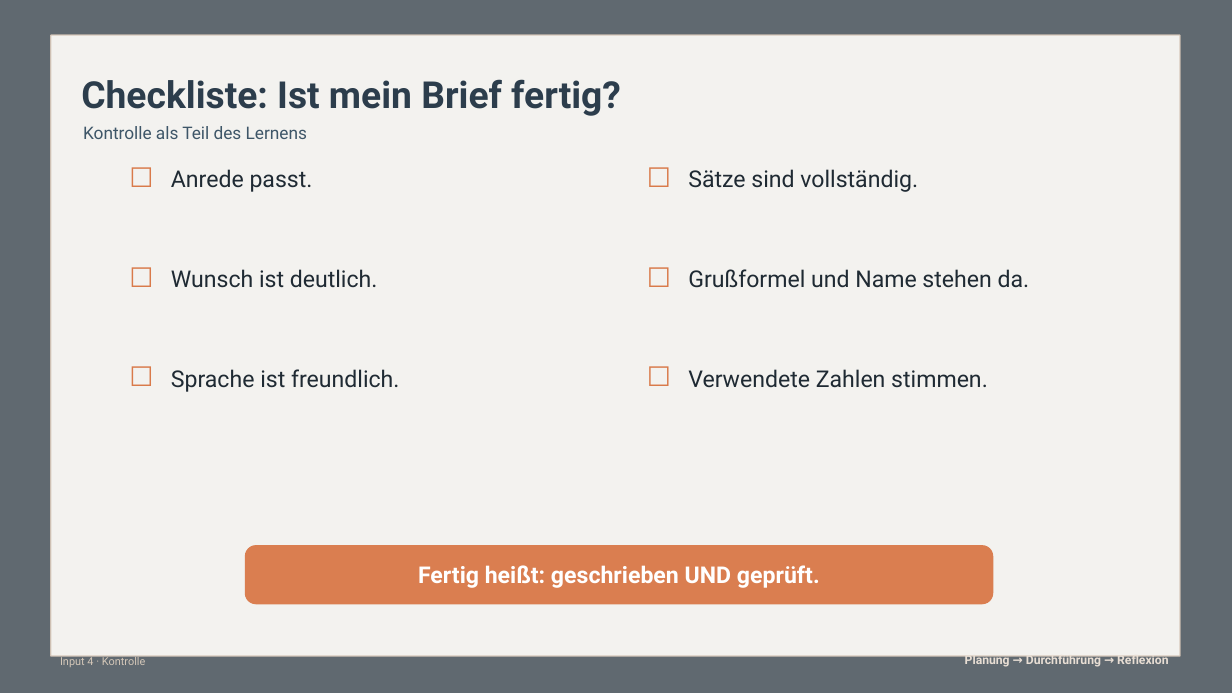
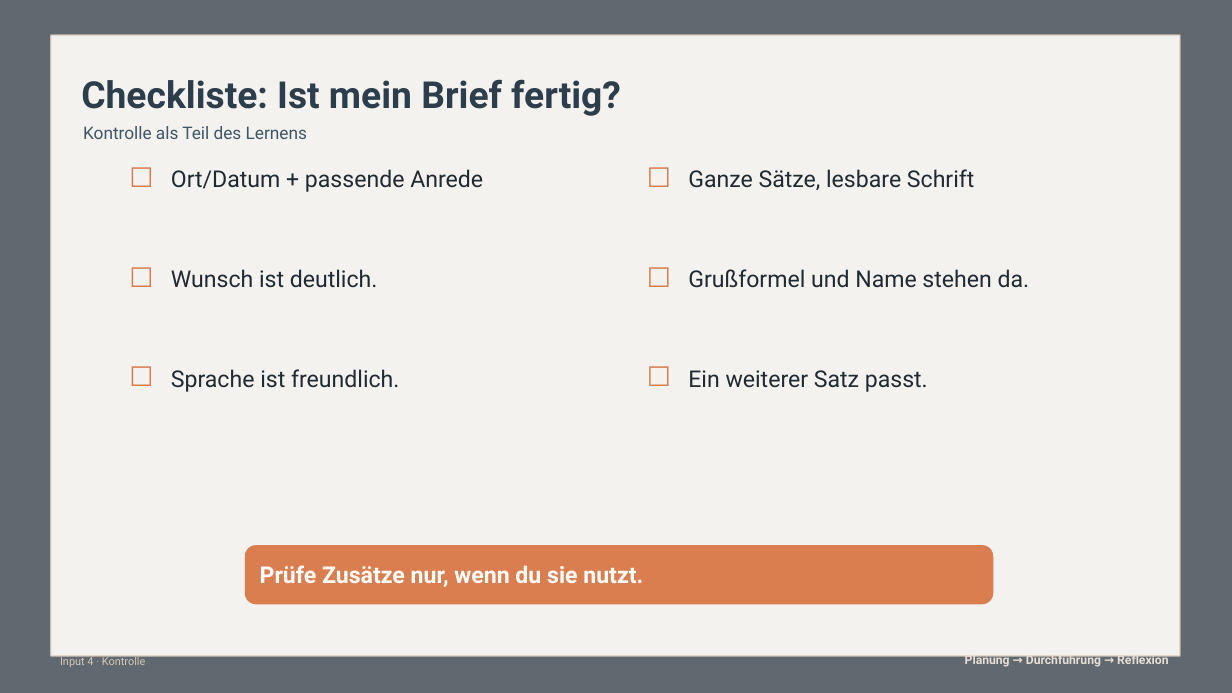
Before and after one commit to technikerleben/d5ur1-wunschbriefe, a slide deck: slide 18 of praesentationen/Impulse_Wunschbriefe_SRL_Mathe.pptx. Drawn at 1232x693 pixels with LibreOffice and Linux fonts; fonts in the diff are those of the drawing; background and template pictures are left out. Boxes give left, top, right and bottom in pixels: in the first picture for what was removed or moved away, otherwise in the second. Text is boxed around its words. In the diff, an @@ line names an element or a change of style, - is before the commit and + after.

```diff
--- a/praesentationen/Impulse_Wunschbriefe_SRL_Mathe.pptx
+++ b/praesentationen/Impulse_Wunschbriefe_SRL_Mathe.pptx
@@ text at box(171, 169, 483, 192): text changed @@
-Anrede passt.
+Ort/Datum + passende Anrede
@@ text at box(688, 169, 974, 190): text changed @@
-Sätze sind vollständig.
+Ganze Sätze, lesbare Schrift
@@ text at box(688, 370, 928, 392): text changed @@
-Verwendete Zahlen stimmen.
+Ein weiterer Satz passt.
@@ text at box(260, 565, 643, 587): text changed @@
-Fertig heißt: geschrieben UND geprüft.
+Prüfe Zusätze nur, wenn du sie nutzt.
```
Also in this commit, not shown: 23 other slides changed, 8 other files.
